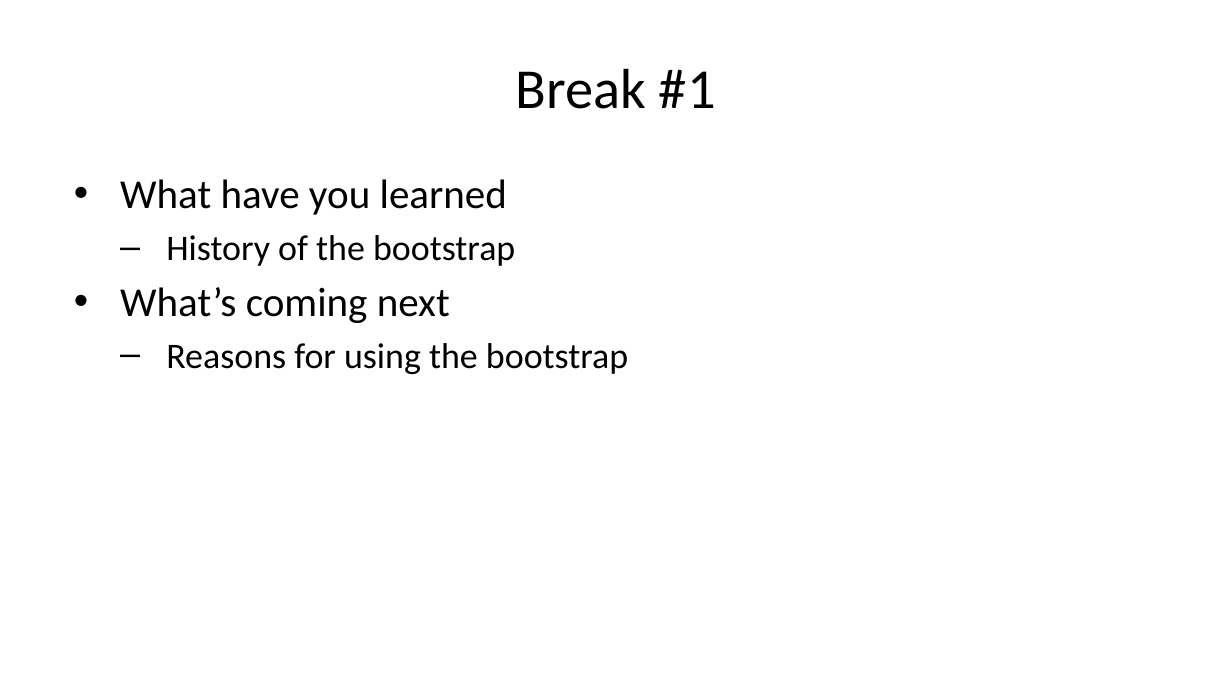
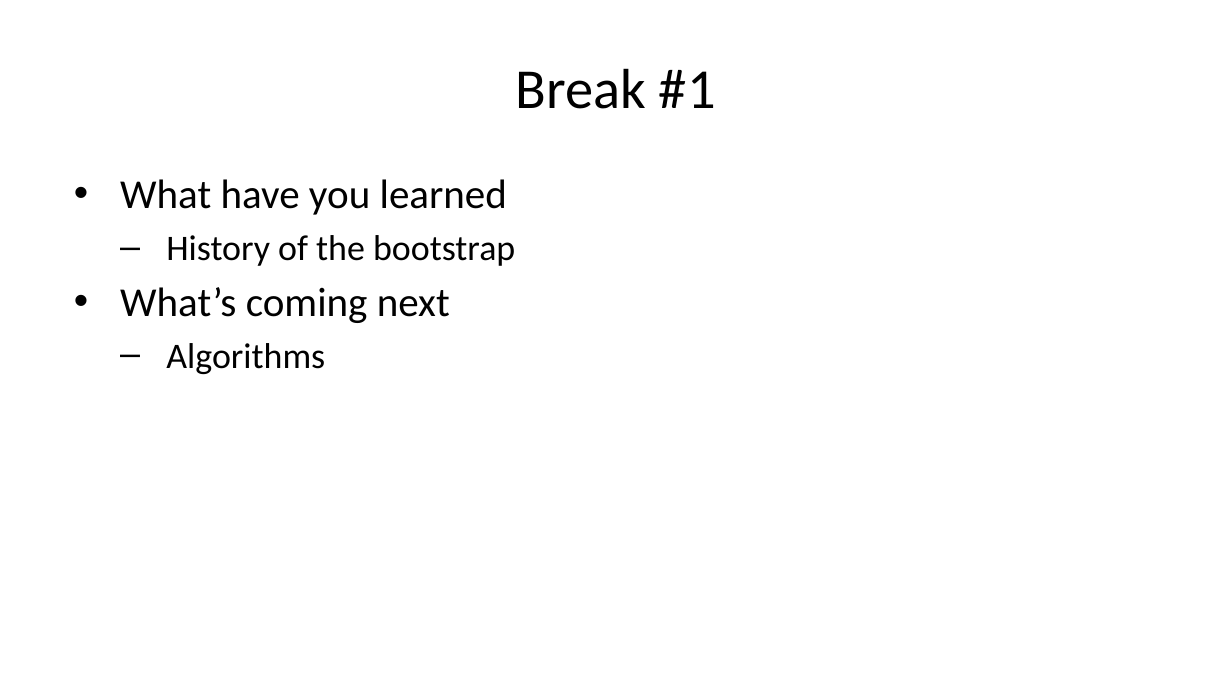
Before and after one commit to pmean/papers-and-presentations, a slide deck: slide 21 of bootstrap/src/bootstrap-slides.pptx. Drawn at 1232x693 pixels with LibreOffice and Linux fonts; fonts in the diff are those of the drawing. Boxes give left, top, right and bottom in pixels: in the first picture for what was removed or moved away, otherwise in the second. Text is boxed around its words. In the diff, an @@ line names an element or a change of style, - is before the commit and + after.

Commit message:
Good first draft of bootstrap talk

```diff
--- a/bootstrap/src/bootstrap-slides.pptx
+++ b/bootstrap/src/bootstrap-slides.pptx
@@ text at [166, 343, 325, 374]: text changed @@
-  – Reasons for using the bootstrap
+  – Algorithms
```
Also in this commit, not shown: 9 other slides changed, 27 slides added, 6 slides removed, 6 other files.
